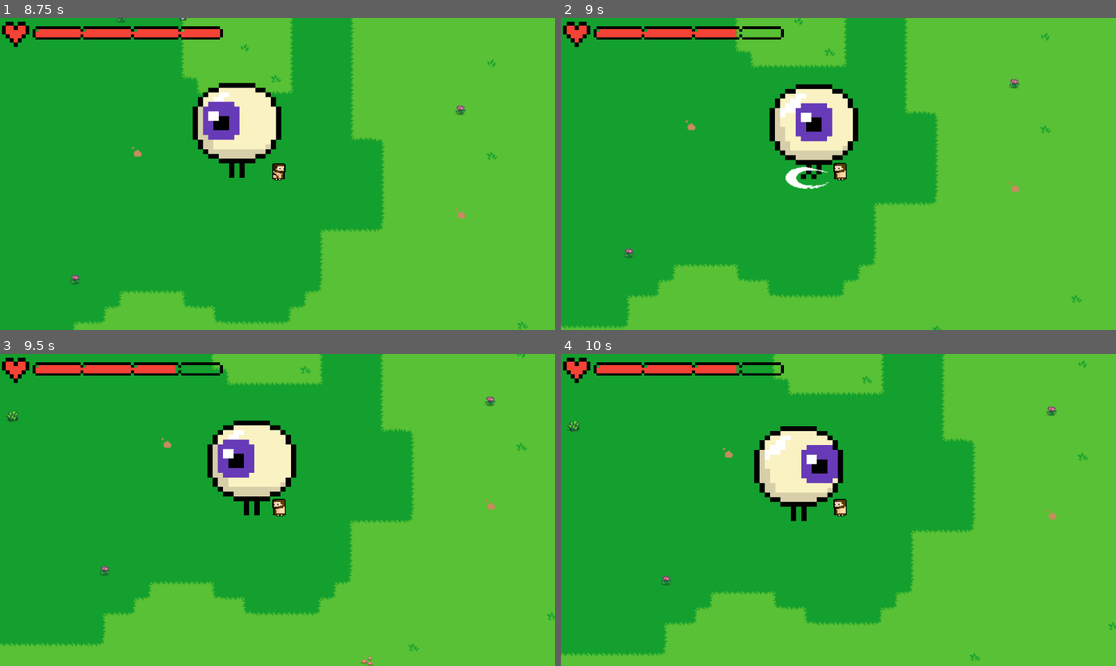
Above: before the commit, frames 1-4 (two rows, left to right).
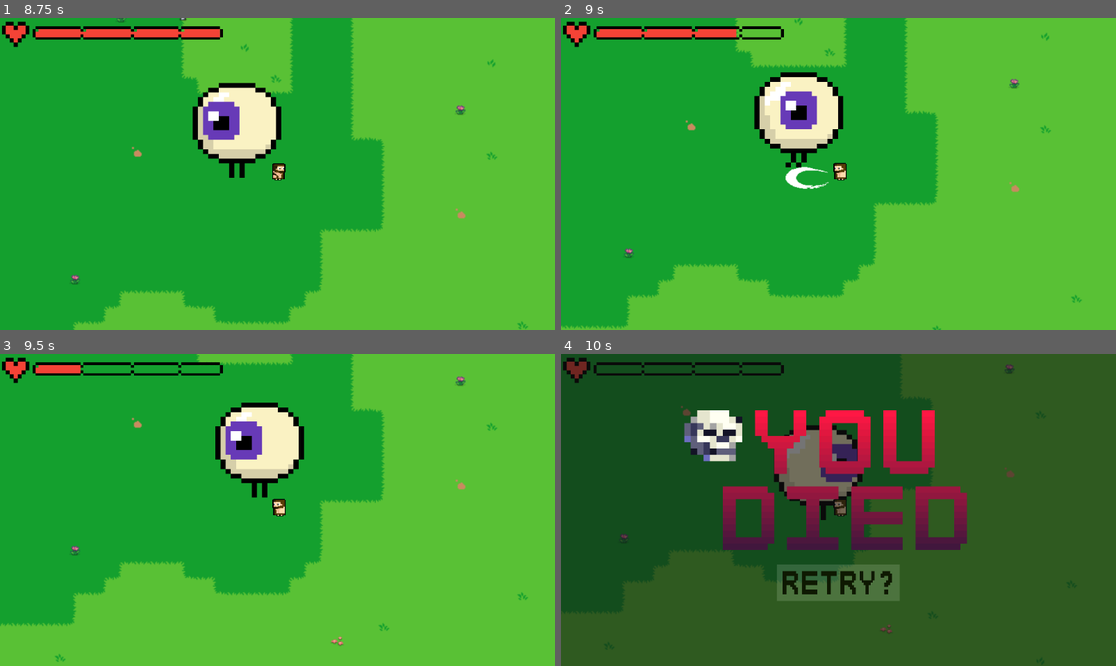
Above: after the commit, the same moments.

Repository: real-name-hidden-bit/bonk-souls-v.01
Game: Godot game, scene res://node_2d.tscn
Same seed, same stepped clock (60 frames per second), same inputs: the game is played once before the commit and once after it.
Inputs:
- Up to frame 1 (8.75 s): tap Enter (ui_accept) at 0.5, 0.77, 1.52, 3.02, 3.77, 4.52, 6.02, 6.77, 7.52 s; hold Right (ui_right) 0.53-1.28 s; tap Z (attack) every 0.75 s from 0.6 to 8.1 s; hold Down (ui_down) 1.28-2.03 s; hold Right (ui_right) 2.03-2.78 s; hold Up (ui_up) 2.78-3.53 s; hold Left (ui_left) 3.53-5.03 s; hold Down (ui_down) 5.03-5.78 s; hold Right (ui_right) 5.78-6.53 s; hold Up (ui_up) 6.53-7.28 s; hold Right (ui_right) 7.28-8.03 s; hold Down (ui_down) from 8.03 s (still down)
- Up to frame 2 (9 s): release Down (ui_down) at 8.78 s; hold Left (ui_left) from 8.78 s (still down); tap Z (attack) at 8.85 s
- Up to frame 3 (9.5 s): keep holding Left (ui_left); tap Enter (ui_accept) at 9.02 s
- Up to frame 4 (10 s): release Left (ui_left) at 9.53 s; hold Up (ui_up) from 9.53 s (still down); tap Z (attack) at 9.6 s; tap Enter (ui_accept) at 9.77 s

Frame 1 is identical in both runs. In frame 2, 3.9% of the frame differs, in the area x 34-54%, y 17-52%; in frame 3, 15%; in frame 4, 99%, in the area x 0-100%, y 0-100%.

Commit message:
done I Think

Diff:
--- a/Scenes/Enemy/enemy.tscn
+++ b/Scenes/Enemy/enemy.tscn
@@ -82,10 +82,6 @@
 "speed": 13.0
 }]
 
-[sub_resource type="CapsuleShape2D" id="CapsuleShape2D_7k104"]
-radius = 89.99748
-height = 184.0
-
 [sub_resource type="CircleShape2D" id="CircleShape2D_2t2r4"]
 radius = 11.538461
 
@@ -102,11 +98,6 @@
 sprite_frames = SubResource("SpriteFrames_hb8ge")
 animation = &"walk"
 frame_progress = 0.8741415
-
-[node name="CollisionShape2D" type="CollisionShape2D" parent="." unique_id=1937490433]
-position = Vector2(1.4999083, -1.0000305)
-rotation = -1.5716138
-shape = SubResource("CapsuleShape2D_7k104")
 
 [node name="Hurtbox" type="Area2D" parent="." unique_id=1146931299]
 
--- /dev/null
+++ b/Scenes/Win/win.tscn
@@ -0,0 +1,46 @@
+[gd_scene format=3 uid="uid://6bw3goxuxnhd"]
+
+[ext_resource type="Script" uid="uid://dhd3blf30yifj" path="res://Scripts/win.gd" id="1_aato0"]
+[ext_resource type="Texture2D" uid="uid://dlm06s30x36nu" path="res://Assets/Titles/YouWin.png" id="2_rqevv"]
+[ext_resource type="Texture2D" uid="uid://csm2upqynk8c4" path="res://Assets/Titles/Retry.png" id="3_itm7f"]
+
+[node name="Win" type="Control" unique_id=1135826533]
+layout_mode = 3
+anchors_preset = 0
+offset_right = 40.0
+offset_bottom = 40.0
+script = ExtResource("1_aato0")
+
+[node name="ColorRect" type="ColorRect" parent="." unique_id=929718946]
+layout_mode = 1
+anchors_preset = 15
+anchor_right = 1.0
+anchor_bottom = 1.0
+offset_right = 1111.0
+offset_bottom = 608.0
+grow_horizontal = 2
+grow_vertical = 2
+color = Color(0.98, 0.98, 0.98, 0.70980394)
+
+[node name="YouWinTitle" type="TextureRect" parent="." unique_id=587425414]
+layout_mode = 0
+offset_left = 256.0
+offset_top = 104.0
+offset_right = 1856.0
+offset_bottom = 704.0
+scale = Vector2(0.39991635, 0.52679515)
+texture = ExtResource("2_rqevv")
+
+[node name="RetryButton" type="TextureButton" parent="." unique_id=644865029]
+custom_minimum_size = Vector2(100, 200)
+layout_mode = 0
+offset_left = 448.0
+offset_top = 456.0
+offset_right = 2048.0
+offset_bottom = 656.0
+scale = Vector2(0.1595851, 0.18982503)
+texture_normal = ExtResource("3_itm7f")
+ignore_texture_size = true
+stretch_mode = 3
+
+[connection signal="pressed" from="RetryButton" to="." method="_on_retry_button_pressed"]
--- a/Scripts/enemy.gd
+++ b/Scripts/enemy.gd
@@ -81,7 +81,7 @@
 		position.y -= 40 # Attacker is below, hop up
 
 	if hp <= 0:
-		print("Enemy Defeated!")
+		handle_death()
 		queue_free()
 	else:
 		await get_tree().create_timer(0.15).timeout
@@ -92,3 +92,12 @@
 	# Tells the player script to run its damage function and passes the enemy's position
 	if player_node.has_method("take_damage"):
 		player_node.take_damage(global_position)
+
+func handle_death() -> void:
+	print("Enemy Died!")
+
+	process_mode = PROCESS_MODE_DISABLED
+
+	var game_over_node = get_node("/root/Node2D/UI/Win")
+	if game_over_node:
+		game_over_node.show()
--- /dev/null
+++ b/Scripts/win.gd
@@ -0,0 +1,15 @@
+extends Control
+
+
+# Called when the node enters the scene tree for the first time.
+func _ready() -> void:
+	pass # Replace with function body.
+
+
+# Called every frame. 'delta' is the elapsed time since the previous frame.
+func _process(delta: float) -> void:
+	pass
+
+
+func _on_retry_button_pressed() -> void:
+	get_tree().reload_current_scene()
--- a/node_2d.tscn
+++ b/node_2d.tscn
@@ -7,10 +7,42 @@
 [ext_resource type="Texture2D" uid="uid://bt004aq5bh01x" path="res://Assets/Lifebar/Fillbar3.png" id="5_kdubu"]
 [ext_resource type="Texture2D" uid="uid://cnxovl14hrwmc" path="res://Assets/Lifebar/Heart.png" id="6_kdubu"]
 [ext_resource type="PackedScene" uid="uid://cb8x16y14s3n3" path="res://Scenes/GameOver/GameOver.tscn" id="7_d21ai"]
+[ext_resource type="PackedScene" uid="uid://6bw3goxuxnhd" path="res://Scenes/Win/win.tscn" id="8_rj586"]
+
+[sub_resource type="WorldBoundaryShape2D" id="WorldBoundaryShape2D_4d7sh"]
+
+[sub_resource type="WorldBoundaryShape2D" id="WorldBoundaryShape2D_rj586"]
+
+[sub_resource type="WorldBoundaryShape2D" id="WorldBoundaryShape2D_ir8iy"]
+
+[sub_resource type="WorldBoundaryShape2D" id="WorldBoundaryShape2D_hqns4"]
 
 [node name="Node2D" type="Node2D" unique_id=1014430585]
 
 [node name="map" parent="." unique_id=1026233850 instance=ExtResource("1_wtcfe")]
+
+[node name="Area2D" type="StaticBody2D" parent="." unique_id=823638906]
+position = Vector2(565, 557)
+rotation = -3.1318214
+
+[node name="CollisionShape2D3" type="CollisionShape2D" parent="Area2D" unique_id=727830712]
+position = Vector2(-3291.3367, -2883.978)
+rotation = -4.7257247
+shape = SubResource("WorldBoundaryShape2D_4d7sh")
+
+[node name="CollisionShape2D2" type="CollisionShape2D" parent="Area2D" unique_id=768903299]
+rotation = -0.011578279
+shape = SubResource("WorldBoundaryShape2D_rj586")
+
+[node name="CollisionShape2D" type="CollisionShape2D" parent="Area2D" unique_id=750584022]
+position = Vector2(40.6756, -33.39904)
+rotation = -1.580605
+shape = SubResource("WorldBoundaryShape2D_ir8iy")
+
+[node name="CollisionShape2D4" type="CollisionShape2D" parent="Area2D" unique_id=1316026205]
+position = Vector2(-3209.3604, -2886.779)
+rotation = 3.1341512
+shape = SubResource("WorldBoundaryShape2D_hqns4")
 
 [node name="Enemy" parent="." unique_id=1834516169 instance=ExtResource("3_epypp")]
 position = Vector2(1231, 1605)
@@ -41,4 +73,7 @@
 [node name="GameOverScreen" parent="UI" unique_id=1994143325 instance=ExtResource("7_d21ai")]
 visible = false
 
+[node name="Win" parent="UI" unique_id=1135826533 instance=ExtResource("8_rj586")]
+visible = false
+
 [node name="hi" type="Node" parent="." unique_id=1126023400]
Binary file added: Assets/Titles/YouWin.png
Not shown, added: Assets/Titles/YouWin.png.import
Not shown, added: Scripts/win.gd.uid
